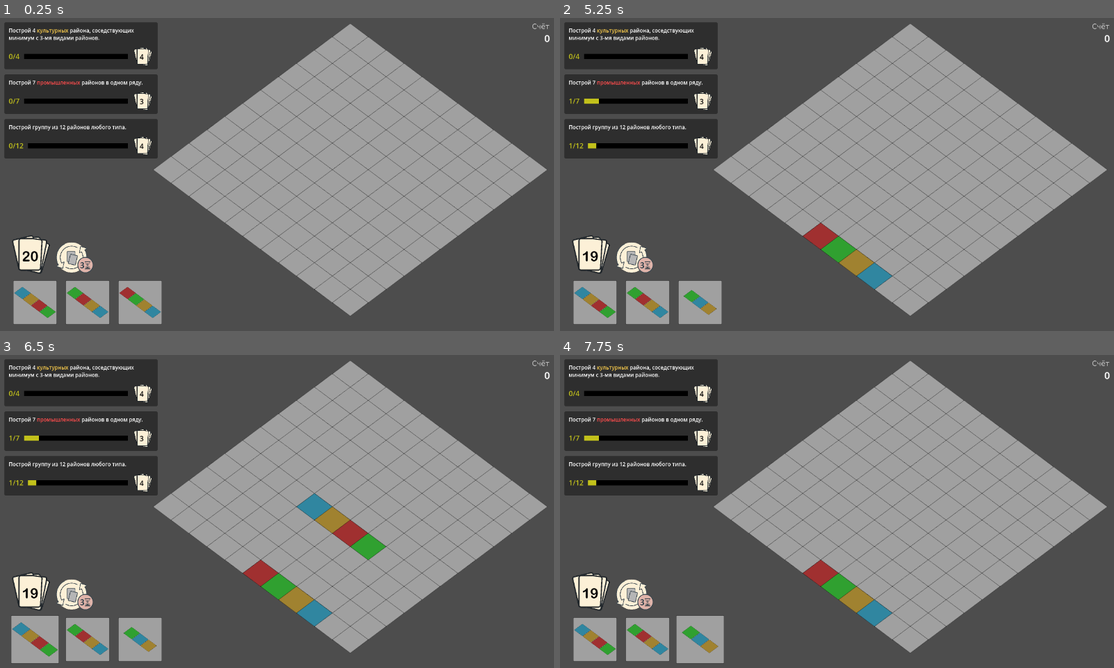
Above: before the commit, frames 1-4 (two rows, left to right).
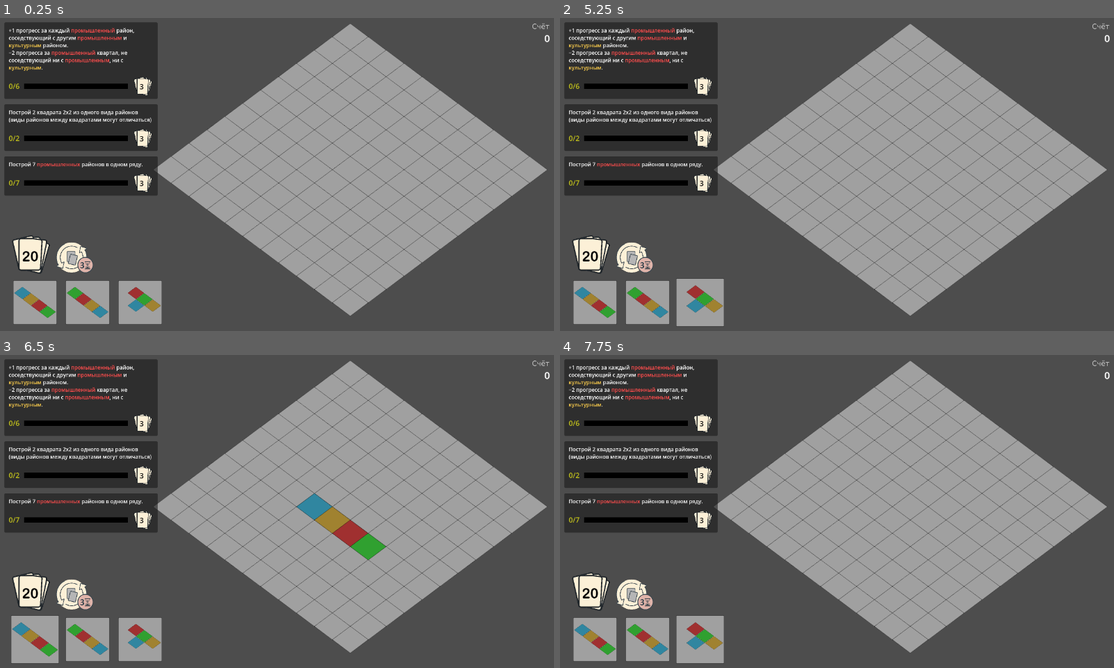
Above: after the commit, the same moments.

Repository: Suruks/Deck-and-Districts-Godot
Game: Godot game, scene res://main.tscn
Same seed, same stepped clock (60 frames per second), same inputs: the game is played once before the commit and once after it.
Inputs (mouse positions are in pixels of both pictures, inside the frame that each line leads up to):
- Up to frame 1 (0.25 s): no input
- Up to frame 2 (5.25 s): click (632, 259) at 0.52 s; click (632, 259) at 1.27 s; click (632, 259) at 2.02 s; tap Enter at 2.75, 4.25 s; drag from (593, 302) to (892, 105) at 2.77 s; tap Space at 3.5, 5 s; drag from (648, 302) to (809, 237) at 3.52 s; move the mouse to (698, 302) at 4.27 s; click (698, 302) at 4.42 s; drag from (809, 237) to (648, 302) at 5.02 s
- Up to frame 3 (6.5 s): tap Enter at 5.75 s; drag from (33, 639) to (304, 511) at 5.77 s
- Up to frame 4 (7.75 s): tap Space at 6.5 s; drag from (648, 639) to (753, 433) at 6.52 s; move the mouse to (698, 639) at 7.27 s; click (698, 639) at 7.42 s

The runs differ from the first frame. In frame 1, 8.5% of the frame differs, in the area x 0-29%, y 3-96%; in frame 2, 9.9%, in the area x 0-60%, y 3-99%; in frame 3, 9.6%; in frame 4, 9.7%.

Commit message:
quest fixes and changes

Diff:
--- a/QuestDeck.gd
+++ b/QuestDeck.gd
@@ -46,7 +46,7 @@
 	# 2 — Баланс индустрии
 	var q2 = Quest.new()
 	q2.quest_type = "industrial_balance"
-	q2.description = colorize_text("+1 прогресс за каждый промышленный район, соседствующий с другим промышленным и культурным районом.\n−2 прогресса за промышленный квартал, не соседствующий ни с жилым, ни с природным.")
+	q2.description = colorize_text("+1 прогресс за каждый промышленный район, соседствующий с другим промышленным и культурным районом.\n−2 прогресса за промышленный квартал, не соседствующий ни с промышленным, ни с культурным.")
 	q2.reward_cards = 4
 	q2.target_progress = 6
 	quests.append(q2)
@@ -57,14 +57,14 @@
 	q3.description = colorize_text("Построй 7 жилых района на краю поля, которые не касаются промышленных.")
 	q3.reward_cards = 4
 	q3.target_progress = 7
-	quests.append(q3)
+	#quests.append(q3)
 
 	# 4 — Сердце культуры
 	var q4 = Quest.new()
 	q4.quest_type = "heart_of_culture"
-	q4.description = colorize_text("Построй 4 культурных района, соседствующих минимум с 3-мя видами районов.")
-	q4.reward_cards = 6
-	q4.target_progress = 4
+	q4.description = colorize_text("Построй 3 культурных района, соседствующих минимум с 3-мя видами районов.")
+	q4.reward_cards = 4
+	q4.target_progress = 3
 	quests.append(q4)
 
 	# 5 — Пояс жизни
@@ -102,16 +102,16 @@
 	# 9 — Эко-жильё
 	var q10 = Quest.new()
 	q10.quest_type = "eco_homes"
-	q10.description = colorize_text("Построй 4 жилых района, соседствующих минимум с 3 природными.")
+	q10.description = colorize_text("Построй 3 жилых района, соседствующих минимум с 3 природными.")
 	q10.reward_cards = 5
-	q10.target_progress = 4
+	q10.target_progress = 3
 	quests.append(q10)
 
 	# 10 — Диагональный город
 	var q11 = Quest.new()
 	q11.quest_type = "diagonal_city"
-	q11.description = colorize_text("Построй 4 диагональные линии из 3 районов одного типа (тип разных линий может отличаться).")
-	q11.reward_cards = 6
+	q11.description = colorize_text("Построй 3 диагональные линии из 3 районов одного типа (тип разных линий может отличаться).")
+	q11.reward_cards = 5
 	q11.target_progress = 3
 	quests.append(q11)
 
@@ -121,14 +121,14 @@
 	q12.description = colorize_text("Построй группу из 6 промышленных районов, при этом ни один из них не должен касаться жилого района.")
 	q12.reward_cards = 4
 	q12.target_progress = 6
-	quests.append(q12)
+	#quests.append(q12)
 
 	# 12 — Соседство искусства
 	var q13 = Quest.new()
 	q13.quest_type = "art_neighborhood"
-	q13.description = colorize_text("Построй 3 квадрата 2х2 из одного вида районов (виды районов между квадратами могут отличаться)")
-	q13.reward_cards = 5
-	q13.target_progress = 3
+	q13.description = colorize_text("Построй 2 квадрата 2х2 из одного вида районов (виды районов между квадратами могут отличаться)")
+	q13.reward_cards = 4
+	q13.target_progress = 2
 	quests.append(q13)
 
 	# 13 — Природное равновесие
@@ -142,9 +142,9 @@
 	# 14 — Культурная уединённость
 	var q15 = Quest.new()
 	q15.quest_type = "culture_isolation"
-	q15.description = colorize_text("Построй 7 промышленных районов, соседствующих не больше, чем с двумя другими районами.")
+	q15.description = colorize_text("Построй 6 природных районов, соседствующих не больше, чем с двумя другими районами.")
 	q15.reward_cards = 4
-	q15.target_progress = 7
+	q15.target_progress = 6
 	quests.append(q15)
 
 	# 15 — Индустриальный ряд
@@ -158,9 +158,9 @@
 	# 16 — Городская масса
 	var q17 = Quest.new()
 	q17.quest_type = "urban_mass"
-	q17.description = colorize_text("Построй группу из 12 районов любого типа.")
-	q17.reward_cards = 6
-	q17.target_progress = 12
+	q17.description = colorize_text("Построй 2 группы из 5 районов одного типа (тип районов между разными группами может отличаться).")
+	q17.reward_cards = 5
+	q17.target_progress = 2
 	quests.append(q17)
 
 	# 17 — Природные линии
@@ -191,7 +191,7 @@
 	q21.quest_type = "diverse_neighbors"
 	q21.description = colorize_text("Построй 7 районов, у которых 4 соседа разных типов.")
 	q21.reward_cards = 3
-	q21.target_progress = 7
+	q21.target_progress = 5
 	quests.append(q21)
 
 	var q22 = Quest.new()
@@ -244,20 +244,20 @@
 
 	var q30 = Quest.new()
 	q30.quest_type = "culture_no_industry"
-	q30.description = colorize_text("Построй 8 культурных районов без промышленных соседей")
+	q30.description = colorize_text("Построй 8 жилых районов без промышленных соседей")
 	q30.reward_cards = 5
 	q30.target_progress = 8
 
 	var q31 = Quest.new()
 	q31.quest_type = "mixed_rows"
-	q31.description = colorize_text("В городе должно быть 5 рядов, в которых есть как минимум один район каждого из 4-х типов.")
-	q31.reward_cards = 6
+	q31.description = colorize_text("В городе должно быть 4 ряда, в которых есть как минимум один район каждого из 4-х типов.")
+	q31.reward_cards = 5
 	q31.target_progress = 5
 
 	var q32 = Quest.new()
 	q32.quest_type = "unique_squares"
-	q32.description = colorize_text("Построй 5 квадратов 2x2, где каждый из 4-х районов уникален.")
-	q32.reward_cards = 6
+	q32.description = colorize_text("Построй 4 квадрата 2x2, где каждый из 4-х районов уникален.")
+	q32.reward_cards = 4
 	q32.target_progress = 5
 
 	quests.shuffle()
@@ -265,4 +265,6 @@
 func draw_quest() -> Quest:
 	if quests.is_empty():
 		return null
-	return quests.pop_front()
+	var q = quests.pop_front()
+	q.reward_cards *= 0.75   # ВРЕМЕННОЕ УВЕЛИЧЕНИЕ СЛОЖНОСТИ
+	return q
--- a/QuestManager.gd
+++ b/QuestManager.gd
@@ -29,7 +29,7 @@
 		var q = quest_deck.draw_quest()
 		if q == null:
 			break
-		q.reward_cards *= 0.75
+
 		active_quests.append(q)
 
 		var ui = quest_ui_scene_ref.instantiate()
@@ -40,17 +40,21 @@
 # Расчёт очков и завершение квестов
 func compute_all_scores(grid: Array, grid_size: int) -> int:
 	var total_score := 0
-	var quests_to_complete: Array = []
+	var completed_indices: Array = []
 
-	for q in active_quests:
+	# Собираем индексы выполненных квестов (фиксируем индексы на момент проверки)
+	for i in range(active_quests.size()):
+		var q: Quest = active_quests[i]
 		var score = q.calculate_score(grid, grid_size)
 		total_score += score
 		if q.is_completed():
-			quests_to_complete.append(q)
+			completed_indices.append(i)
 
-	# Завершаем квесты
-	for q in quests_to_complete:
-		complete_quest(q)
+	# Завершаем квесты в порядке убывания индекса — это предотвращает сдвиги индексов
+	completed_indices.sort()
+	completed_indices.reverse() # теперь в порядке убывания
+	for idx in completed_indices:
+		complete_quest_by_index(idx)
 
 	# Обновляем UI оставшихся квестов
 	if is_instance_valid(active_quests_container):
@@ -60,32 +64,60 @@
 
 	return total_score
 
-# Завершение одного квеста
-func complete_quest(q: Quest):
-	var index = active_quests.find(q)
-	if index == -1:
-		return # квест не активен
+func complete_quest_by_index(index: int) -> void:
+	if index < 0 or index >= active_quests.size():
+		return
+
+	var q: Quest = active_quests[index]
 
 	# Удаляем квест из массива
 	active_quests.remove_at(index)
 
-	# Удаляем UI-ноду по индексу
+	# Находим соответствующий UI-узел привязанный к этому квесту (без предположений о порядке)
 	var ui_node: Node = null
-	if is_instance_valid(active_quests_container) and active_quests_container.get_child_count() > index:
-		ui_node = active_quests_container.get_child(index)
-		if is_instance_valid(ui_node):
-			ui_node.queue_free()
+	if is_instance_valid(active_quests_container):
+		for child in active_quests_container.get_children():
+			# предполагаем, что UI-узел хранит ссылку на свой квест в поле 'quest'
+			if child.has_meta("quest") and child.get_meta("quest") == q:
+				ui_node = child
+				break
+			# или альтернативно: если в ui есть свойство quest (как вы раньше делали)
+			if "quest" in child and child.quest == q:
+				ui_node = child
+				break
 
-	# Берём новый квест и создаём UI на том же месте
+	# Если не нашли по привязке — как запасной вариант берём узел по индексу (на случай, если ui и active_quests синхронизованы)
+	if ui_node == null and is_instance_valid(active_quests_container) and active_quests_container.get_child_count() > index:
+		var candidate = active_quests_container.get_child(index)
+		# проверка: если у узла вообще нет привязки, всё равно удаляем
+		ui_node = candidate
+
+	if is_instance_valid(ui_node):
+		ui_node.queue_free()
+
+	# Берём новый квест и создаём UI на том же месте (если есть)
 	var new_q = quest_deck.draw_quest()
 	if new_q:
 		active_quests.insert(index, new_q)
 
 		var new_ui = quest_ui_scene_ref.instantiate()
+		# сохраняем явную привязку, чтобы можно было надёжно искать UI по квесту
+		if new_ui.has_method("set_meta"):
+			new_ui.set_meta("quest", new_q)
 		new_ui.quest = new_q
 		active_quests_container.add_child(new_ui)
-		active_quests_container.move_child(new_ui, index)
+		# Перемещаем на нужную позицию
+		active_quests_container.move_child(new_ui, clamp(index, 0, active_quests_container.get_child_count()-1))
 		new_ui.call_deferred("update_ui")
 
-	# Добавляем карты за квест
-	call_deferred("emit_signal", "quest_completed", q.reward_cards)
+	# Эмитим сигнал. Убедитесь, что reward_cards — это int; если поле другое, скорректируйте.
+	var reward_count: int = q.reward_cards
+
+	call_deferred("emit_signal", "quest_completed", reward_count)
+
+# Завершение одного квеста
+func complete_quest(q: Quest) -> void:
+	var idx = active_quests.find(q)
+	if idx == -1:
+		return
+	complete_quest_by_index(idx)
--- a/card.gd
+++ b/card.gd
@@ -42,6 +42,7 @@
 
 	# --- симметричные формы ---
 	[Vector2(0,0), Vector2(1,0), Vector2(2,0)],                     # XXX
+	[Vector2(0,0), Vector2(1,0), Vector2(2,0), Vector2(1,1)],
 	[Vector2(0,0), Vector2(1,0), Vector2(2,0), Vector2(3,0)],       # XXXX
 	[Vector2(0,0), Vector2(1,0), Vector2(0,1), Vector2(1,1)]        # XX\nXX
 ]
@@ -53,6 +54,7 @@
 	0.5,  # зеркальная XX\nXX
 	0.5,  # зеркальная XXX\nX
 	1.0,  # XXX
+	1.0,
 	1.0,  # XXXX
 	1.0   # квадрат
 ]
--- a/main.gd
+++ b/main.gd
@@ -125,7 +125,9 @@
 	quest_manager.compute_all_scores(current_grid, current_grid_size)
 
 func _on_quest_completed(reward_count: int):
-	print("Квест завершён! Добавляем", reward_count, "карт(ы) в колоду.")
+	var time = Time.get_datetime_dict_from_system()
+	print(time, ": Квест завершён! Добавляем ", reward_count, " карт(ы) в колоду.")
+
 	var added = card_manager.add_cards(reward_count)
 	var not_added = reward_count - added
 	deck_label.text = str(card_manager.get_deck_size())
--- a/quest.gd
+++ b/quest.gd
@@ -167,53 +167,37 @@
 
 
 # --- 5. Пояс жизни (горизонтальные/вертикальные линии) ---
-func _calc_life_belt(grid, grid_size):
-	var bonus := 0
-
-	# горизонтали
-	for y in range(grid_size):
-		var count := 0
-		var has_nature := false
-		var has_residential := false
-		for x in range(grid_size):
-			var cell = grid[y][x]
-			if _is_type(cell, "nature"):
-				has_nature = true
-				count += 1
-			elif _is_type(cell, "residential"):
-				has_residential = true
-				count += 1
-			else:
-				if count >= 4 and has_nature and has_residential:
-					bonus += 1
-				count = 0
-				has_nature = false
-				has_residential = false
-		if count >= 4 and has_nature and has_residential:
-			bonus += 1
-
-	# вертикали
-	for x in range(grid_size):
-		var count := 0
-		var has_nature := false
-		var has_residential := false
-		for y in range(grid_size):
-			var cell = grid[y][x]
-			if _is_type(cell, "nature"):
-				has_nature = true
-				count += 1
-			elif _is_type(cell, "residential"):
-				has_residential = true
-				count += 1
-			else:
-				if count >= 4 and has_nature and has_residential:
-					bonus += 1
-				count = 0
-				has_nature = false
-				has_residential = false
-		if count >= 4 and has_nature and has_residential:
-			bonus += 1
-
+func _calc_life_belt(grid: Array, grid_size: int) -> int:
+	var count_lines = func(horizontal: bool) -> int:
+		var b := 0
+		for i in range(grid_size):
+			var count := 0
+			var has_nature := false
+			var has_residential := false
+			var already_counted := false
+			for j in range(grid_size):
+				var cell = grid[i][j] if horizontal else grid[j][i]
+				if _is_type(cell, "nature"):
+					has_nature = true
+					count += 1
+				elif _is_type(cell, "residential"):
+					has_residential = true
+					count += 1
+				else:
+					if count >= 4 and has_nature and has_residential and not already_counted:
+						b += 1
+					count = 0
+					has_nature = false
+					has_residential = false
+					already_counted = false
+					continue
+
+				if count >= 4 and has_nature and has_residential and not already_counted:
+					b += 1
+					already_counted = true
+		return b
+
+	var bonus: int = count_lines.call(true) + count_lines.call(false)
 	return bonus
 
 
@@ -442,7 +426,7 @@
 	var bonus := 0
 	for y in range(grid_size):
 		for x in range(grid_size):
-			if _is_type(grid[y][x], "industrial"):
+			if _is_type(grid[y][x], "nature"):
 				var neighbors := 0
 				for dir in [[-1,0],[1,0],[0,-1],[0,1]]:
 					var nx = x + dir[0]
@@ -475,26 +459,38 @@
 
 # --- 16. Городская масса ---
 func _calc_urban_mass(grid, grid_size):
-	var visited := {}
-	var max_group := 0
+	var visited := {} # Dictionary для хранения посещённых клеток
+	var count := 0
+
 	for y in range(grid_size):
 		for x in range(grid_size):
 			var cell = grid[y][x]
 			if cell != null and not visited.has(str(x)+","+str(y)):
-				var group_size = _dfs_group(grid, x, y, grid_size, visited, cell.type)
-				max_group = max(max_group, group_size)
-	return max_group
-
-func _dfs_group(grid, x, y, grid_size, visited, t):
+				var group_size = _dfs_group(grid, x, y, grid_size, cell.type, visited)
+				if group_size == 5:
+					count += 1
+
+	return count
+
+
+func _dfs_group(grid, x, y, grid_size, t, visited):
+	if x < 0 or y < 0 or x >= grid_size or y >= grid_size:
+		return 0
+
 	var key = str(x)+","+str(y)
-	if x<0 or y<0 or x>=grid_size or y>=grid_size:
-		return 0
-	if visited.has(key) or not _is_type(grid[y][x], t):
-		return 0
+	if visited.has(key):
+		return 0
+
+	var cell = grid[y][x]
+	if cell == null or cell.type != t:
+		return 0
+
 	visited[key] = true
 	var s := 1
+
 	for dir in [[1,0],[-1,0],[0,1],[0,-1]]:
-		s += _dfs_group(grid, x+dir[0], y+dir[1], grid_size, visited, t)
+		s += _dfs_group(grid, x + dir[0], y + dir[1], grid_size, t, visited)
+
 	return s
 
 
@@ -550,28 +546,37 @@
 
 	for y in range(grid_size):
 		for x in range(grid_size):
-			var neighbors := []
-
-			# Проверяем 4 направления, если в пределах поля
+			var block = grid[y][x]
+			if block == null:
+				continue
+
+			var neighbors: Array = []
+
 			if y > 0:
-				neighbors.append(grid[y - 1][x])
+				var top = grid[y - 1][x]
+				if top != null:
+					neighbors.append(top.type)
 			if y < grid_size - 1:
-				neighbors.append(grid[y + 1][x])
+				var bottom = grid[y + 1][x]
+				if bottom != null:
+					neighbors.append(bottom.type)
 			if x > 0:
-				neighbors.append(grid[y][x - 1])
+				var left = grid[y][x - 1]
+				if left != null:
+					neighbors.append(left.type)
 			if x < grid_size - 1:
-				neighbors.append(grid[y][x + 1])
-
-			# Убираем совпадения с типом самой клетки
-			neighbors = neighbors.filter(func(t): return t != grid[y][x])
-
-			# Получаем уникальные типы соседей вручную
+				var right = grid[y][x + 1]
+				if right != null:
+					neighbors.append(right.type)
+
+			# Убираем дубликаты вручную
 			var unique_types: Array = []
 			for t in neighbors:
 				if not unique_types.has(t):
 					unique_types.append(t)
 
-			if unique_types.size() == 4:
+			# Проверяем, что все 4 соседа существуют и разных типов
+			if neighbors.size() == 4 and unique_types.size() == 4:
 				progress += 1
 
 	return progress
@@ -796,7 +801,7 @@
 
 	for y in range(grid_size):
 		for x in range(grid_size):
-			if _is_type(grid[y][x], "culture"):
+			if _is_type(grid[y][x], "living"):
 				var has_industrial_neighbor := false
 
 				for dir in [[-1,0],[1,0],[0,-1],[0,1]]:
